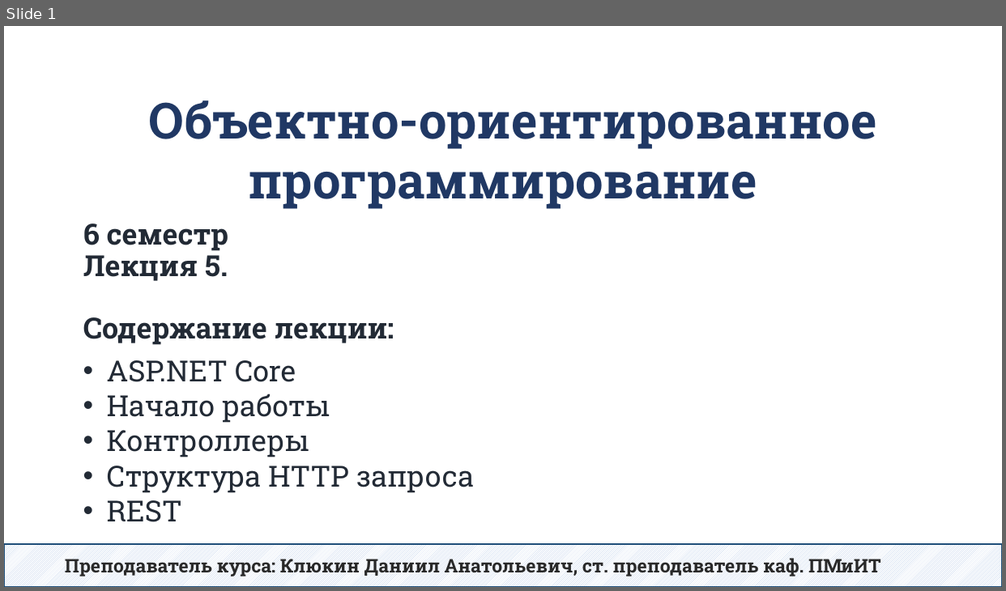
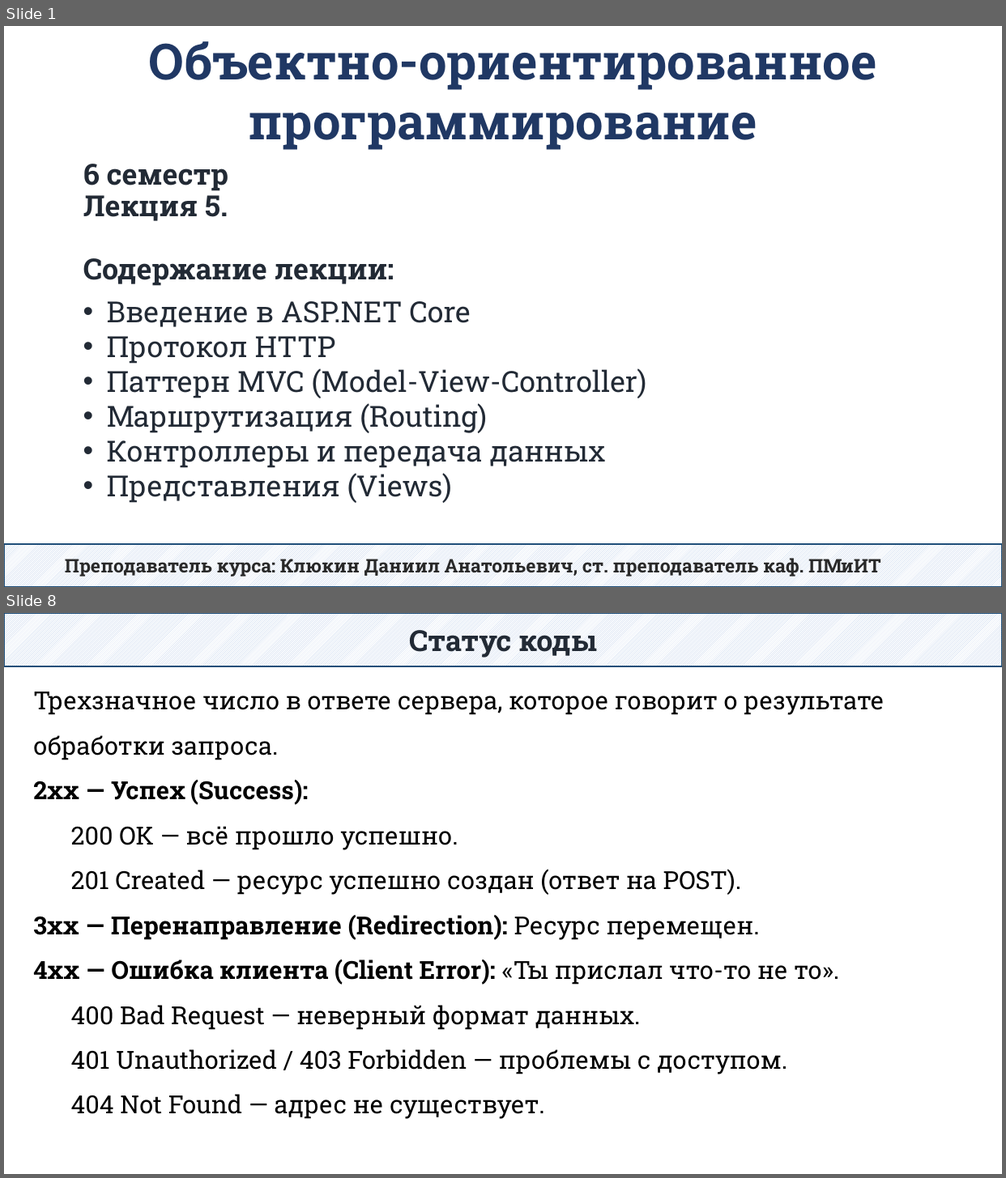
Before and after one commit to DaniilKlyukin/OOP-6, a slide deck: Лекции/ООП 2 лек 5.pptx. Shown one above the other, each under a label of ours: slide 1 before the commit, slides 1 and 8 after it; the slides between them are not shown. The pictures are 1006x591 and 1006x1178 pixels, drawn with LibreOffice and Linux fonts; fonts in the diff are those of the drawing. Boxes give left, top, right and bottom in pixels: in the first picture for what was removed or moved away, otherwise in the second. Text is boxed around its words. In the diff, an @@ line names an element or a change of style, - is before the commit and + after.

```diff
--- a/Лекции/ООП 2 лек 5.pptx
+++ b/Лекции/ООП 2 лек 5.pptx
@@ slide 8 added at (x1=4, y1=613, x2=1002, y2=1174), background #FFFFFF @@
@@ rectangle added at (x1=4, y1=613, x2=1002, y2=667), fill pattern #B4C7E7 on #FFFFFF, outline #1F4E79 1.25 pt, 28 pt, text #222A35, bold @@
+Статус коды
@@ text added at (x1=33, y1=692, x2=884, y2=1119), 24 pt, text #000000 @@
+Трехзначное число в ответе сервера, которое говорит о результате обработки запроса.
+2xx — Успех (Success):
+  200 OK — всё прошло успешно.
+  201 Created — ресурс успешно создан (ответ на POST).
+3xx — Перенаправление (Redirection): Ресурс перемещен.
+4xx — Ошибка клиента (Client Error): «Ты прислал что-то не то».
+  400 Bad Request — неверный формат данных.
+  401 Unauthorized / 403 Forbidden — проблемы с доступом.
+  404 Not Found — адрес не существует.
@@ slide 1 changed as well @@
@@ text "Объектно-ориентированное программирование" moved from (x1=149, y1=101, x2=877, y2=209) to (x1=149, y1=41, x2=877, y2=150) @@
@@ title "6 семестр Лекция 5. Содержание ..." moved from (x1=83, y1=224, x2=394, y2=345) to (x1=83, y1=164, x2=394, y2=286) @@
@@ text at (x1=107, y1=301, x2=647, y2=503): text changed @@
-• ASP.NET Core
-• Начало работы
-• Контроллеры
-• Структура HTTP запроса
-• REST
+• Введение в ASP.NET Core
+• Протокол HTTP
+• Паттерн MVC (Model-View-Controller)
+• Маршрутизация (Routing)
+• Контроллеры и передача данных
+• Представления (Views)
```
Also in this commit, not shown: 1 other slide changed, 33 other slides added, 50 slides removed.
